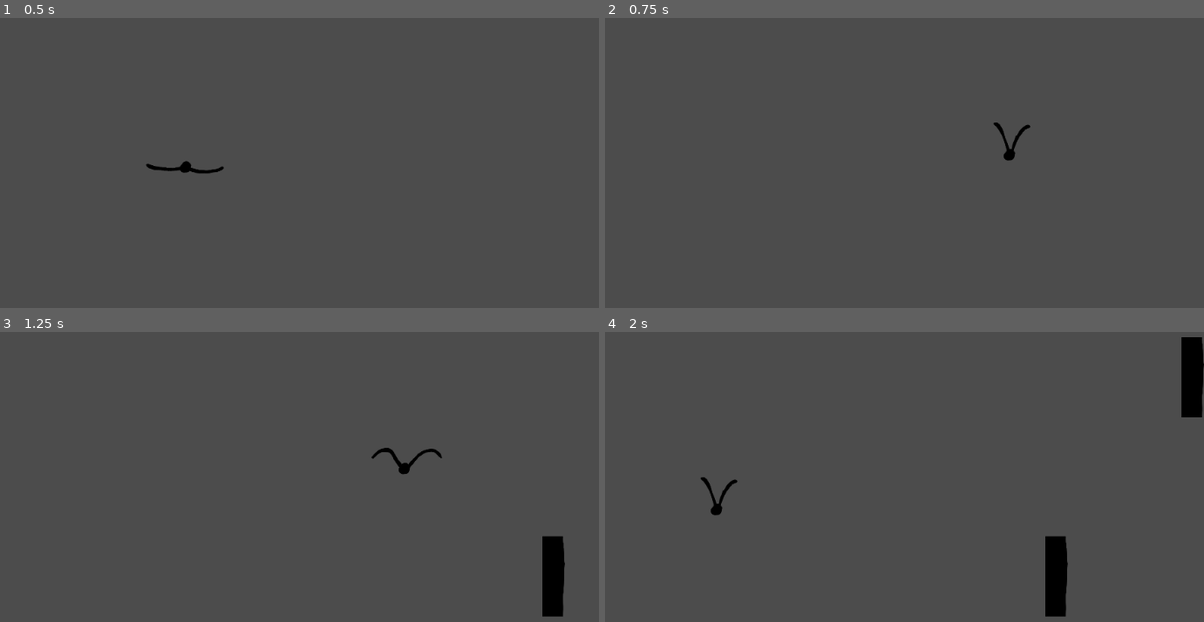
Above: before the commit, frames 1-4 (two rows, left to right).
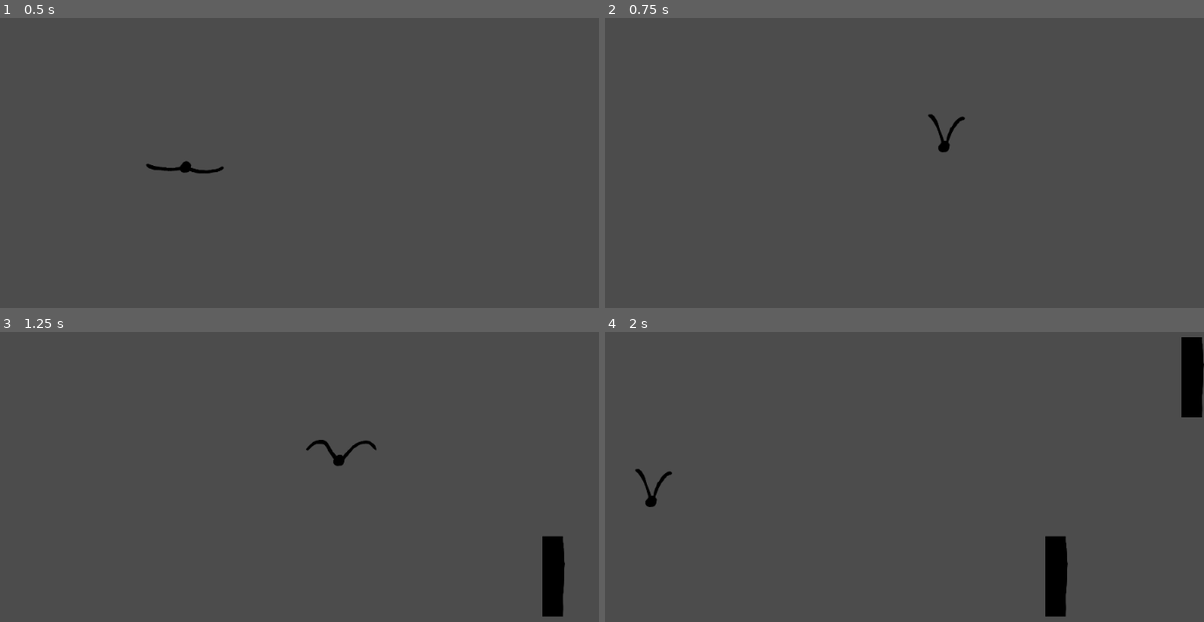
Above: after the commit, the same moments.

Repository: Coursaux/String-game
Game: Godot game, scene res://Main.tscn
The game is run twice, just before and just after one commit, with the same random seed, the same clock (stepped at 60 frames per second) and the same inputs.
Inputs (mouse positions are in pixels of both pictures, inside the frame that each line leads up to):
- Up to frame 1 (0.5 s): no input
- Up to frame 2 (0.75 s): move the mouse to (1006, 154) at 0.52 s
- Up to frame 3 (1.25 s): no input
- Up to frame 4 (2 s): move the mouse to (712, 508) at 1.27 s

Frame 1 is identical in both runs. In frame 2, 0.4% of the frame differs, in the area x 54-72%, y 33-50%; in frame 3, 0.4%, in the area x 51-74%, y 37-49%; in frame 4, 0.4%.

Commit message:
atTEMPted to use relative mouse coords

Diff:
--- a/String/Character.gd
+++ b/String/Character.gd
@@ -3,4 +3,7 @@
 func _input(event):
    # Mouse in viewport coordinates
 	if event is InputEventMouseMotion:
-		set_position(event.position)
+		# set_position(event.position)
+		var collision = move_and_collide(event.relative)
+		if collision:
+			get_tree().quit()
--- a/String/Main.gd
+++ b/String/Main.gd
@@ -8,6 +8,10 @@
 	# Called when the node is added to the scene for the first time.
 	# Initialization here
 	Input.set_mouse_mode(Input.MOUSE_MODE_HIDDEN)
+	# print(get_viewport().get_mouse_position())
+	#print()
+	#print(get_viewport().size.y)
+	get_viewport().warp_mouse(get_viewport().size / 2)
 
 #func _process(delta):
 #	# Called every frame. Delta is time since last frame.
@@ -18,6 +22,11 @@
 	spawn()
 	$Spawn.wait_time = rand_range(1, 2);
 
+
+func _physics_process(delta):
+	if Input.is_action_pressed("ui_quit"):
+		get_tree().quit()
+
 func spawn():
 	var obstacle = preload("res://Wall.tscn")
 	var obstacleInstance = obstacle.instance()
--- a/String/Main.tscn
+++ b/String/Main.tscn
@@ -3,7 +3,7 @@
 [ext_resource path="res://Main.gd" type="Script" id=1]
 [ext_resource path="res://Character.tscn" type="PackedScene" id=2]
 
-[node name="Main" type="Node"]
+[node name="Main" type="Node" index="0"]
 
 script = ExtResource( 1 )
 
--- a/String/project.godot
+++ b/String/project.godot
@@ -14,6 +14,11 @@
 run/main_scene="res://Main.tscn"
 config/icon="res://icon.png"
 
+[input]
+
+ui_quit=[ Object(InputEventKey,"resource_local_to_scene":false,"resource_name":"","device":0,"alt":false,"shift":false,"control":false,"meta":false,"command":false,"pressed":false,"scancode":81,"unicode":0,"echo":false,"script":null)
+ ]
+
 [layer_names]
 
 2d_physics/layer_1="Player"
